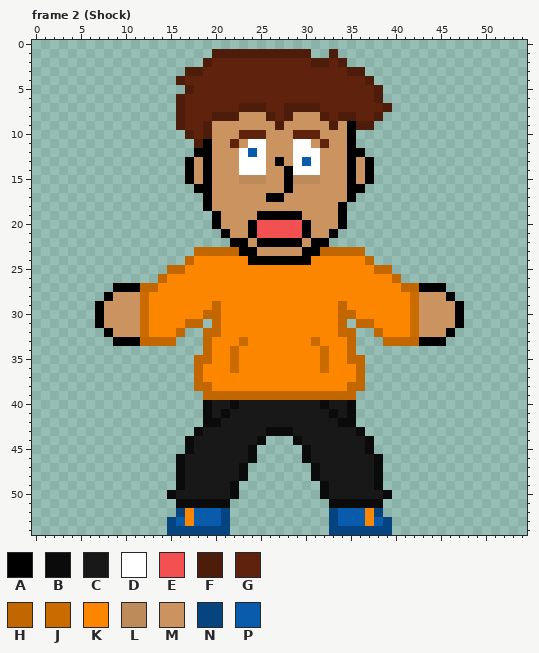
A pixel-art file gets an edit: WIP/Brian.aseprite. This is how it looked before the edit.
55x55 pixels, 28 frames. Colours within 5 levels of each other are drawn and written as one. Shown: frame 2 (Shock). The commit also changed other frames, which this record leaves out.
Palette (. is transparent): A #000000  B #0b0b0b  C #181818  D #ffffff  E #f35151  F #4d1c0a  G #5e220d  H #c26600  J #ca6b00  K #fd8600  L #bd8a59  M #ca935f  N #064480  P #095cab
New version:
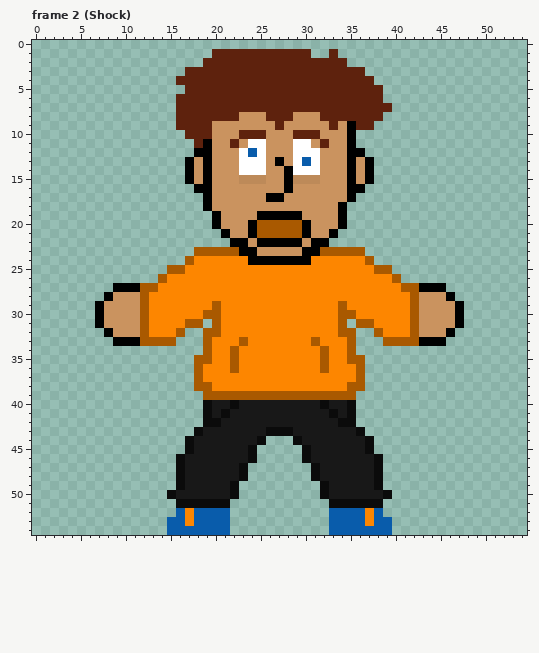
The exact change:
{"colour":"H","old":"#c26600","new":"#a95900"}
{"where": "frame 2 (Shock)"}
{"frame":2,"y":1,"x":20,"old":"FFFFFFFFFFF","new":"GGGGGGGGGGG"}
{"frame":2,"y":1,"x":33,"old":"F","new":"G"}
{"frame":2,"y":2,"x":19,"old":"F","new":"G"}
{"frame":2,"y":2,"x":31,"old":"FF","new":"GG"}
{"frame":2,"y":2,"x":34,"old":"F","new":"G"}
{"frame":2,"y":3,"x":17,"old":"FF","new":"GG"}
{"frame":2,"y":3,"x":35,"old":"FF","new":"GG"}
{"frame":2,"y":4,"x":16,"old":"F","new":"G"}
{"frame":2,"y":4,"x":37,"old":"F","new":"G"}
{"frame":2,"y":5,"x":17,"old":"F","new":"G"}
{"frame":2,"y":5,"x":38,"old":"F","new":"G"}
{"frame":2,"y":6,"x":16,"old":"F","new":"G"}
{"frame":2,"y":6,"x":38,"old":"F","new":"G"}
{"frame":2,"y":7,"x":16,"old":"F","new":"G"}
{"frame":2,"y":7,"x":23,"old":"FFF","new":"GGG"}
{"frame":2,"y":7,"x":28,"old":"FFFF","new":"GGGG"}
{"frame":2,"y":7,"x":39,"old":"F","new":"G"}
{"frame":2,"y":8,"x":16,"old":"F","new":"G"}
{"frame":2,"y":8,"x":20,"old":"FFF","new":"GGG"}
{"frame":2,"y":8,"x":26,"old":"F","new":"G"}
{"frame":2,"y":8,"x":28,"old":"F","new":"G"}
{"frame":2,"y":8,"x":32,"old":"F","new":"G"}
{"frame":2,"y":8,"x":34,"old":"FF","new":"GG"}
{"frame":2,"y":8,"x":38,"old":"F","new":"G"}
{"frame":2,"y":9,"x":16,"old":"F","new":"G"}
{"frame":2,"y":9,"x":19,"old":"F","new":"G"}
{"frame":2,"y":9,"x":27,"old":"F","new":"G"}
{"frame":2,"y":9,"x":33,"old":"F","new":"G"}
{"frame":2,"y":9,"x":36,"old":"FF","new":"GG"}
{"frame":2,"y":10,"x":17,"old":"F","new":"G"}
{"frame":2,"y":10,"x":19,"old":"F","new":"G"}
{"frame":2,"y":11,"x":18,"old":"F","new":"G"}
{"frame":2,"y":20,"x":25,"old":"EEEEE","new":"HHHHH"}
{"frame":2,"y":21,"x":25,"old":"EEEEE","new":"HHHHH"}
{"frame":2,"y":28,"x":12,"old":"J","new":"H"}
{"frame":2,"y":28,"x":42,"old":"J","new":"H"}
{"frame":2,"y":29,"x":12,"old":"J","new":"H"}
{"frame":2,"y":29,"x":42,"old":"J","new":"H"}
{"frame":2,"y":30,"x":12,"old":"J","new":"H"}
{"frame":2,"y":30,"x":42,"old":"J","new":"H"}
{"frame":2,"y":31,"x":12,"old":"J","new":"H"}
{"frame":2,"y":31,"x":42,"old":"J","new":"H"}
{"frame":2,"y":32,"x":12,"old":"J","new":"H"}
{"frame":2,"y":32,"x":42,"old":"J","new":"H"}
{"frame":2,"y":33,"x":23,"old":"J","new":"H"}
{"frame":2,"y":33,"x":31,"old":"J","new":"H"}
{"frame":2,"y":34,"x":22,"old":"J","new":"H"}
{"frame":2,"y":34,"x":32,"old":"J","new":"H"}
{"frame":2,"y":35,"x":22,"old":"J","new":"H"}
{"frame":2,"y":35,"x":32,"old":"J","new":"H"}
{"frame":2,"y":36,"x":22,"old":"J","new":"H"}
{"frame":2,"y":36,"x":32,"old":"J","new":"H"}
{"frame":2,"y":52,"x":16,"old":"N","new":"P"}
{"frame":2,"y":52,"x":21,"old":"N","new":"P"}
{"frame":2,"y":52,"x":33,"old":"N","new":"P"}
{"frame":2,"y":52,"x":38,"old":"N","new":"P"}
{"frame":2,"y":53,"x":15,"old":"N","new":"P"}
{"frame":2,"y":53,"x":21,"old":"N","new":"P"}
{"frame":2,"y":53,"x":33,"old":"N","new":"P"}
{"frame":2,"y":53,"x":39,"old":"N","new":"P"}
{"frame":2,"y":54,"x":15,"old":"NNNNNNN","new":"PPPPPPP"}
{"frame":2,"y":54,"x":33,"old":"NNNNNNN","new":"PPPPPPP"}
